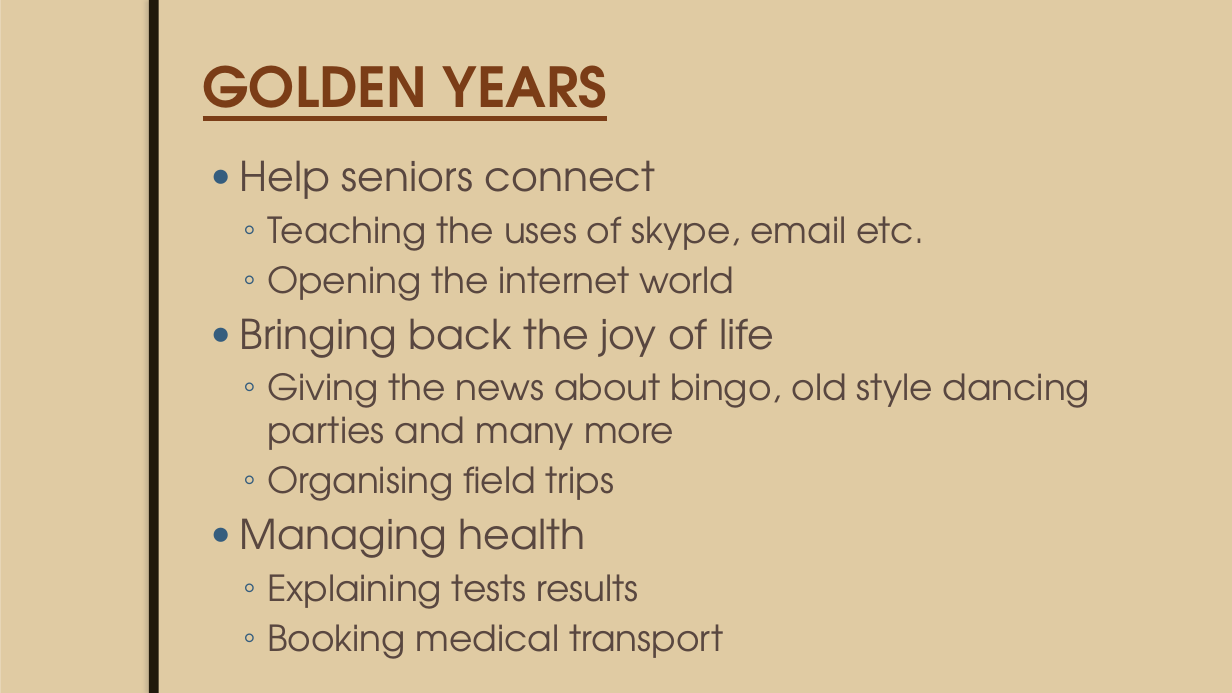
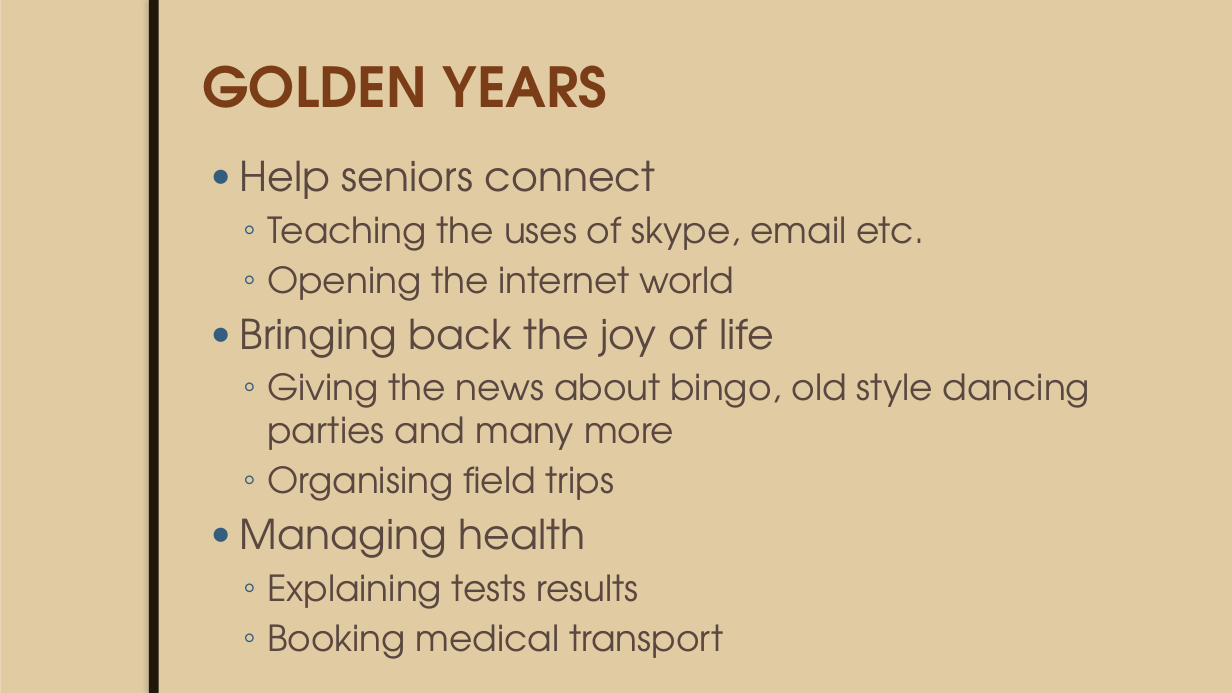
Before and after one commit to JoeyTatu/GoldenYears, a slide deck: slide 2 of Week 8 - Presentation slides/Mid-Term Project.pptx. Drawn at 1232x693 pixels with LibreOffice and Linux fonts; fonts in the diff are those of the drawing; background and template pictures are left out. Boxes give left, top, right and bottom in pixels: in the first picture for what was removed or moved away, otherwise in the second. Text is boxed around its words. In the diff, an @@ line names an element or a change of style, - is before the commit and + after.

```diff
--- a/Week 8 - Presentation slides/Mid-Term Project.pptx
+++ b/Week 8 - Presentation slides/Mid-Term Project.pptx
@@ title "GOLDEN YEARS" at (203,65,607,108): underline off @@
```
Also in this commit, not shown: 3 other slides changed, 3 slides added, 2 slides removed.
